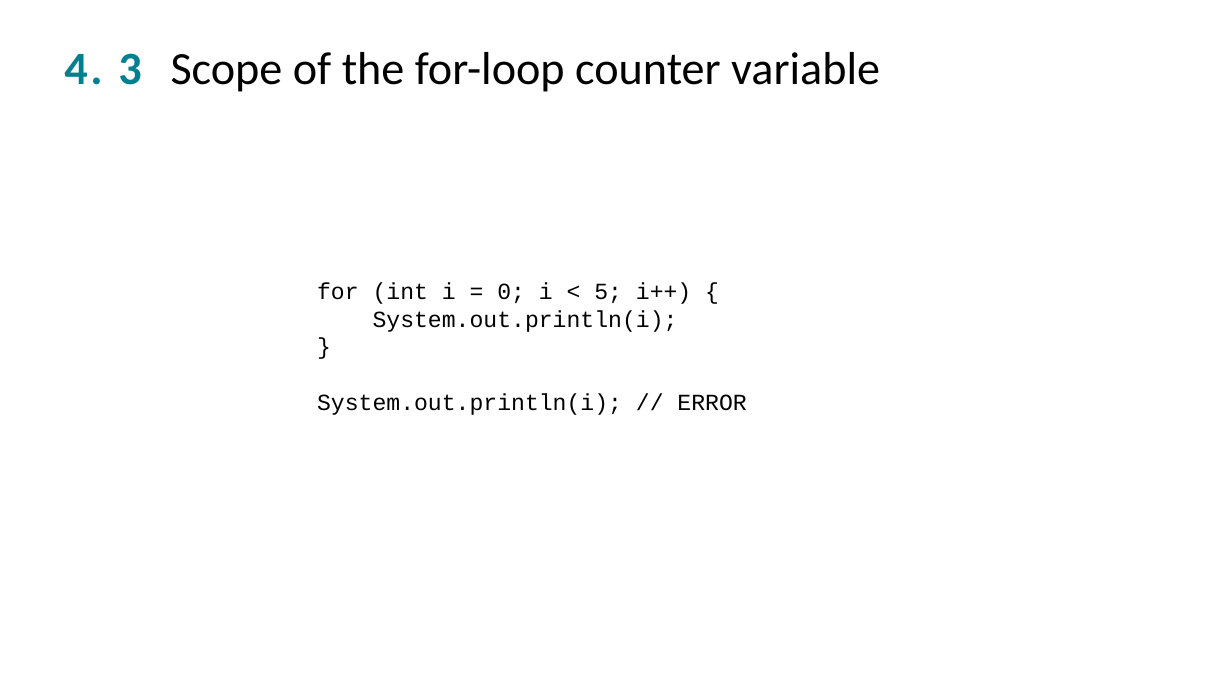
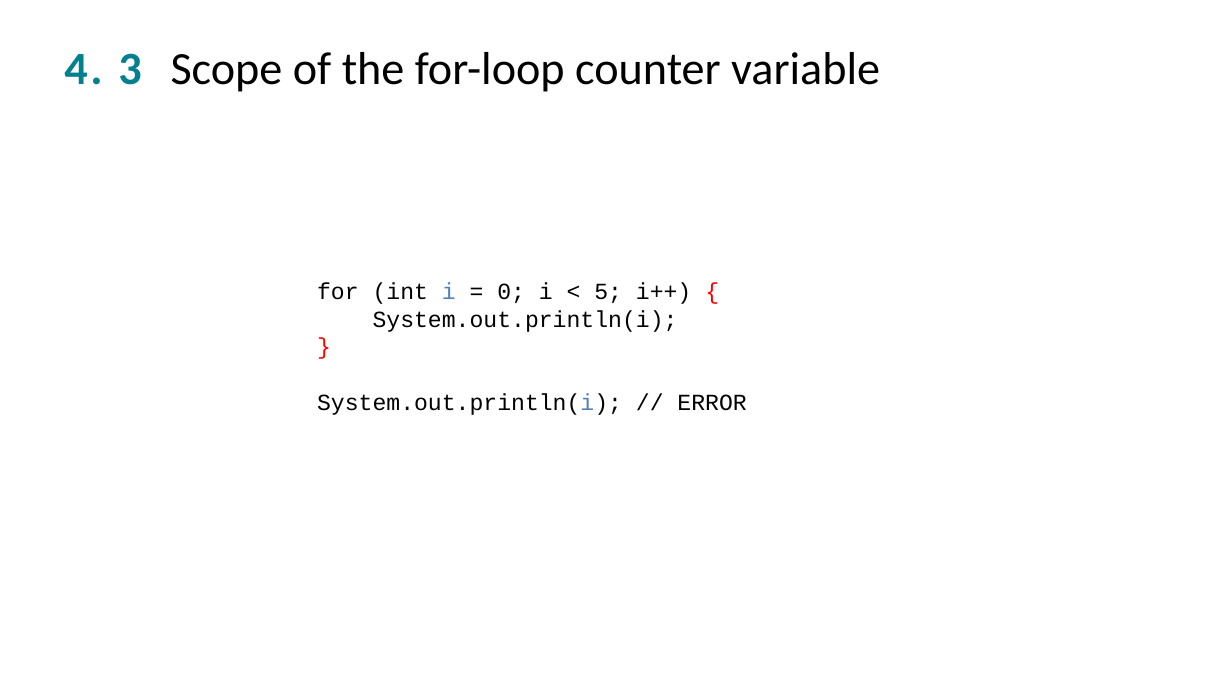
Before and after one commit to xiaoleibi/DMU26, a slide deck: slide 12 of ppt/uge39Loops_part1.pptx. Drawn at 1232x693 pixels with LibreOffice and Linux fonts; fonts in the diff are those of the drawing. Boxes give left, top, right and bottom in pixels: in the first picture for what was removed or moved away, otherwise in the second. Text is boxed around its words. In the diff, an @@ line names an element or a change of style, - is before the commit and + after.

```diff
--- a/ppt/uge39Loops_part1.pptx
+++ b/ppt/uge39Loops_part1.pptx
@@ text at [317,282,746,415]: text colour #000000 to #4F81BD in "i", "System.out.println(i);"; text colour #000000 to #FF0000 in "{", "}" @@
```
Also in this commit, not shown: 5 other slides changed, 1 slide added.
